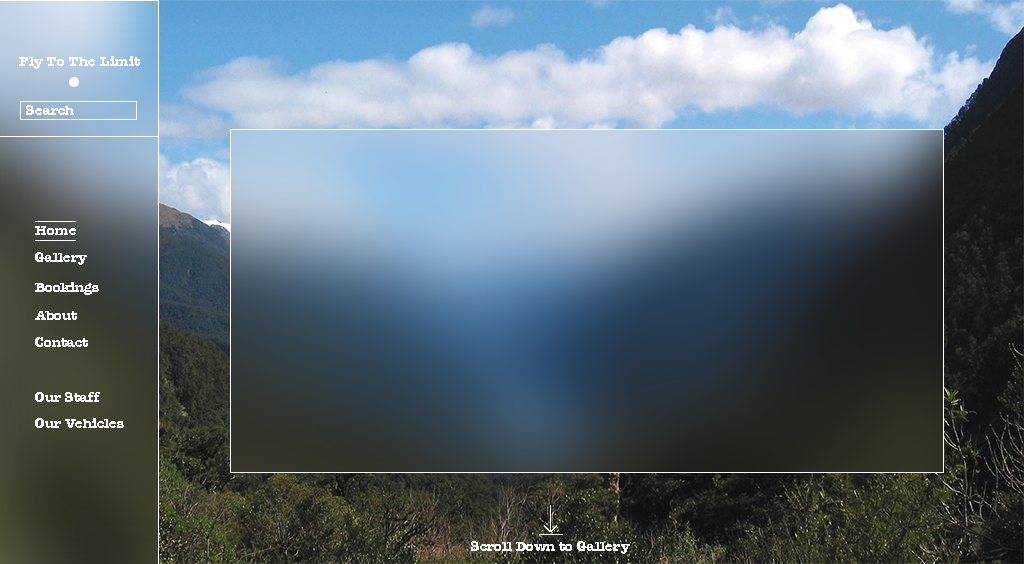
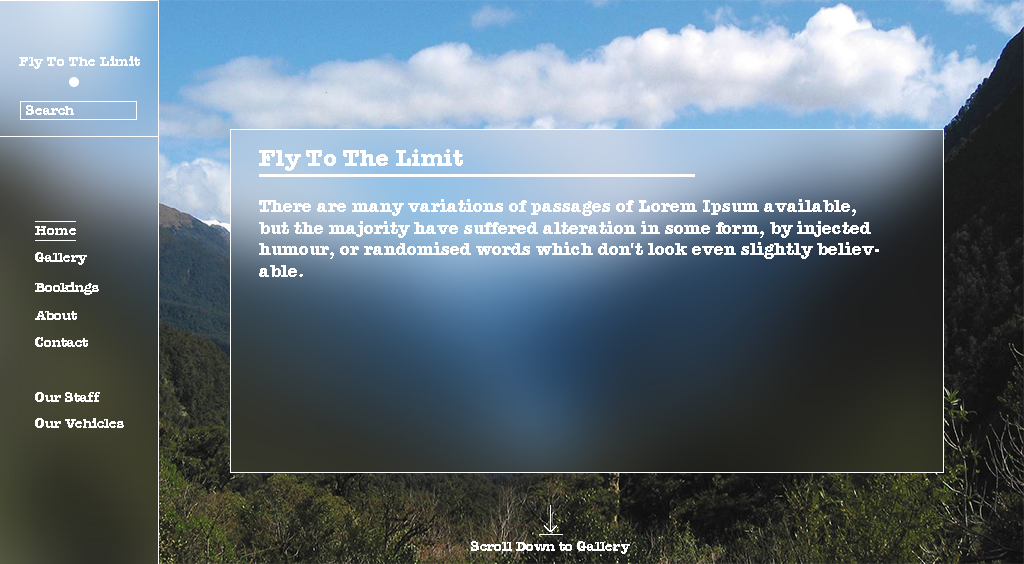
The second 1024×564 image is a revision of the first. Changes to its layers:
added layer "There are many variations of passages of Lorem Ipsum available," in group "Group 1" over (259, 199, 879, 277)
added layer "Layer 7" in group "Group 1" over (259, 174, 695, 177)
added layer "Fly To The Limit" (1st of 2, in "Group 1") in group "Group 1" over (259, 149, 463, 171)
